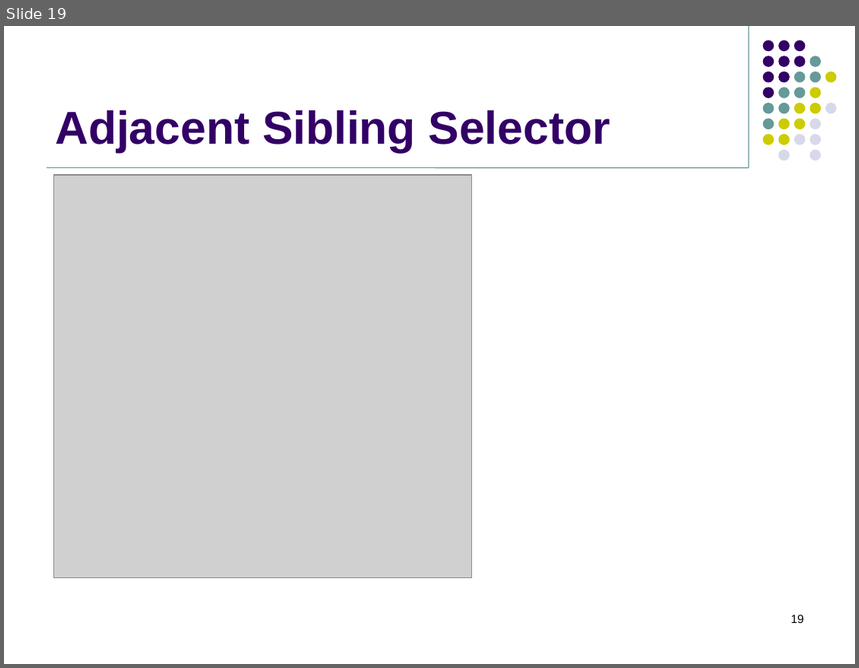
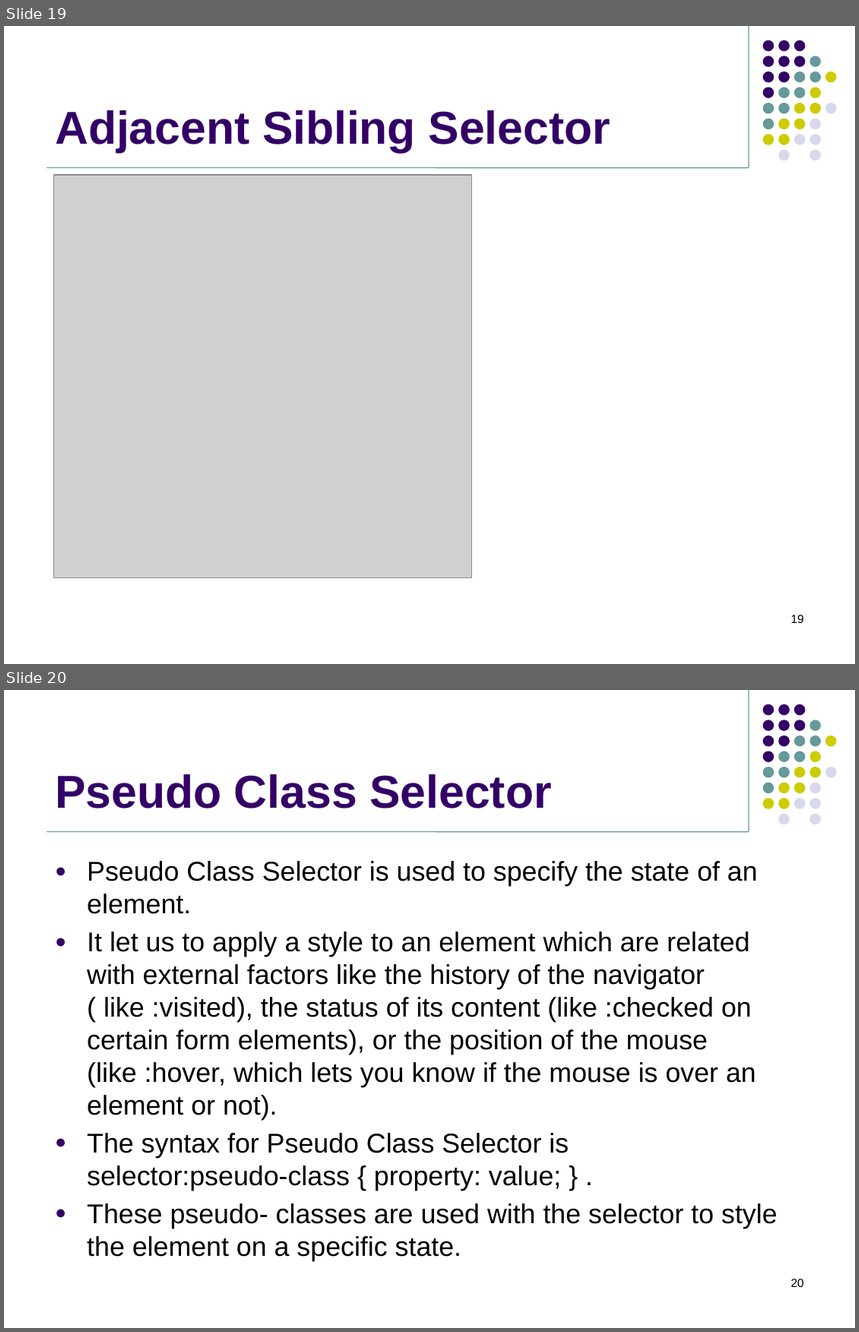
Before and after one commit to jasdhiratrevature/TrainingSlides, a slide deck: HTML/03_CSS_Selectors.pptx. Shown one above the other, each under a label of ours: slide 19 before the commit, slides 19 and 20 after it. The pictures are 859x668 and 859x1332 pixels, drawn with LibreOffice and Linux fonts; fonts in the diff are those of the drawing; grey boxes stand for pictures; background and template pictures are left out. Boxes give left, top, right and bottom in pixels: in the first picture for what was removed or moved away, otherwise in the second. Text is boxed around its words. In the diff, an @@ line names an element or a change of style, - is before the commit and + after.

```diff
--- a/HTML/03_CSS_Selectors.pptx
+++ b/HTML/03_CSS_Selectors.pptx
@@ slide 20 added at (4, 690, 855, 1328), background #FFFFFF; not listed: 33 template elements that a slide beside it also shows @@
@@ title added at (55, 774, 552, 809), 39 pt, text #330066, bold @@
+Pseudo Class Selector
@@ text added at (87, 861, 778, 1262), 23 pt, text #000000 @@
+● Pseudo Class Selector is used to specify the state of an element.
+● It let us to apply a style to an element which are related with external factors like the history of the navigator
+  ( like :visited), the status of its content (like :checked on certain form elements), or the position of the mouse
+  (like :hover, which lets you know if the mouse is over an element or not).
+● The syntax for Pseudo Class Selector is
+  selector:pseudo-class { property: value; } .
+● These pseudo- classes are used with the selector to style the element on a specific state.
@@ page number added at (791, 1279, 804, 1287), 10 pt, text #000000 @@
+20
```
Also in this commit, not shown: 2 slides changed, 7 other slides added.
